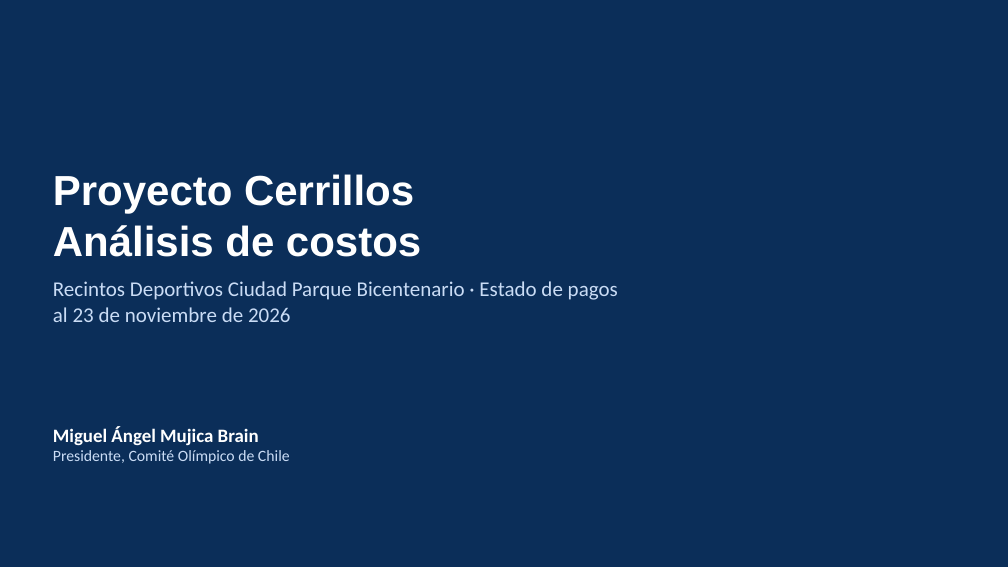
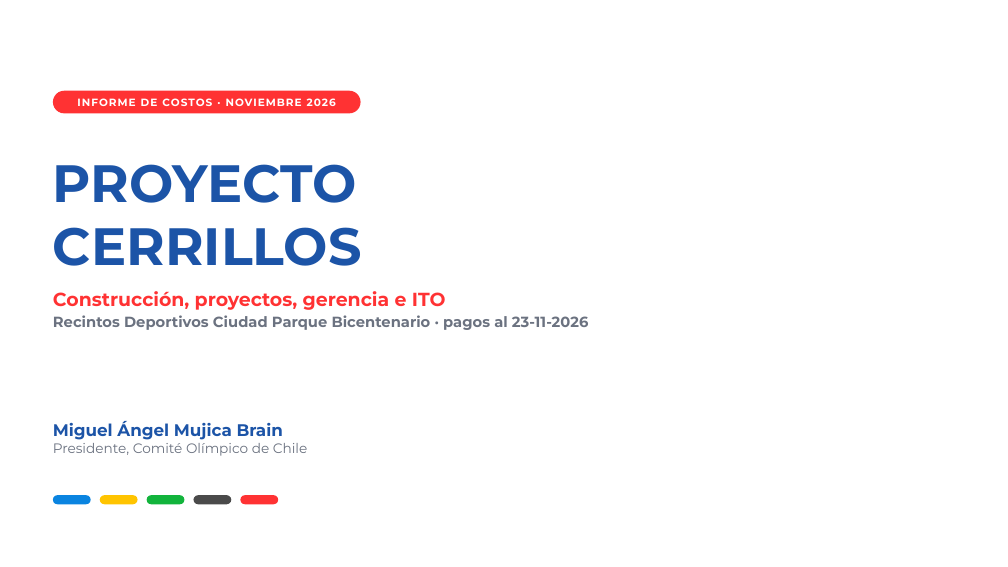
Before and after one commit to mmujicaa-prog/grit-test-app, a slide deck: slide 1 of entregables/Cerrillos_Costos_COCH.pptx. Drawn at 1008x567 pixels with LibreOffice and Linux fonts; fonts in the diff are those of the drawing; background and template pictures are left out. Boxes give left, top, right and bottom in pixels: in the first picture for what was removed or moved away, otherwise in the second. Text is boxed around its words. In the diff, an @@ line names an element or a change of style, - is before the commit and + after.

```diff
--- a/entregables/Cerrillos_Costos_COCH.pptx
+++ b/entregables/Cerrillos_Costos_COCH.pptx
@@ background #0B2E59 to #FFFFFF @@
@@ rounded rectangle added at bbox=[53, 91, 361, 113], fill #FF3233 @@
@@ text added at bbox=[77, 98, 336, 106], 10 pt, text #FFFFFF, bold @@
+INFORME DE COSTOS · NOVIEMBRE 2026
@@ title at bbox=[53, 164, 362, 266]: text changed; size 40 to 50 pt; font Arial to Montserrat; text colour #FFFFFF to #1C54A7 @@
-Proyecto Cerrillos
-Análisis de costos
+PROYECTO
+CERRILLOS
@@ text at bbox=[53, 291, 588, 330]: text changed; size 20 to 14 pt; font Calibri to Montserrat; text colour #CADCF5 to #6B7280; bold on @@
-Recintos Deportivos Ciudad Parque Bicentenario · Estado de pagos al 23 de noviembre de 2026
+Construcción, proyectos, gerencia e ITO
+Recintos Deportivos Ciudad Parque Bicentenario · pagos al 23-11-2026
@@ text "Miguel Ángel Mujica Brain" at bbox=[53, 421, 308, 456]: size 18 to 16 pt, text colour #FFFFFF to #1C54A7 in "Miguel Ángel Mujica Brain"; font Calibri to Montserrat; size 15 to 13 pt, text colour #CADCF5 to #6B7280 in "Presidente, Comité Olímpico de Chile" @@
@@ rounded rectangle added at bbox=[53, 495, 91, 504], fill #0A84E0 @@
@@ rounded rectangle added at bbox=[100, 495, 138, 504], fill #FFC400 @@
@@ rounded rectangle added at bbox=[147, 495, 185, 504], fill #12B43C @@
@@ rounded rectangle added at bbox=[194, 495, 231, 504], fill #4A4A4A @@
@@ rounded rectangle added at bbox=[240, 495, 278, 504], fill #FF3233 @@
```
Also in this commit, not shown: 14 other slides changed.
